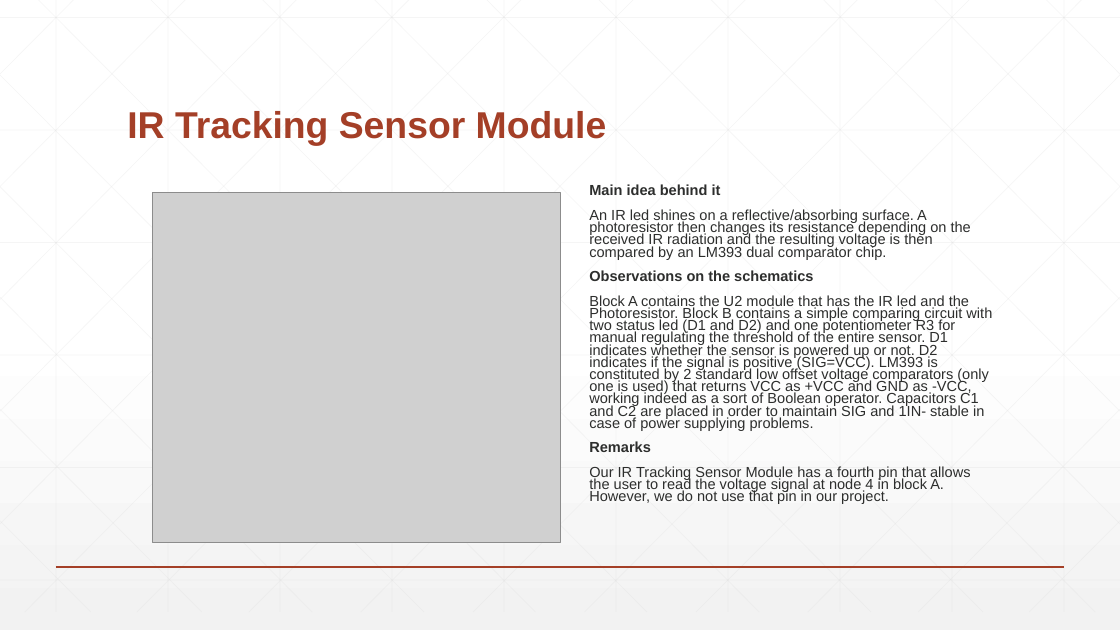
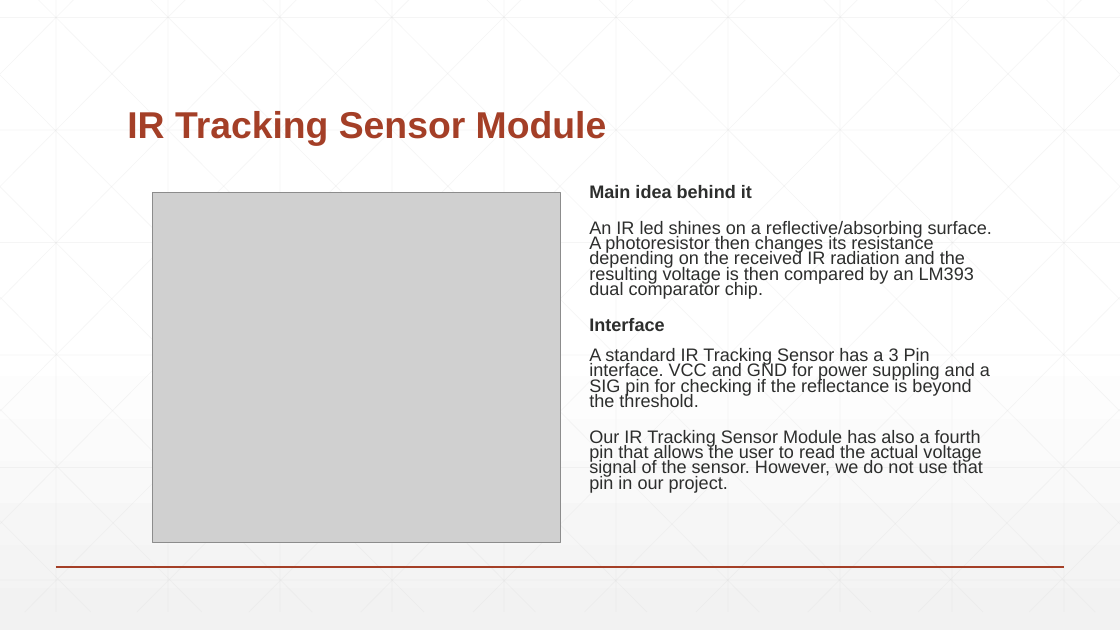
Before and after one commit to filippocastelli/uolli, a slide deck: slide 1 of Hardware_description.pptx. Drawn at 1120x630 pixels with LibreOffice and Linux fonts; fonts in the diff are those of the drawing; grey boxes stand for pictures. Boxes give left, top, right and bottom in pixels: in the first picture for what was removed or moved away, otherwise in the second. Text is boxed around its words. In the diff, an @@ line names an element or a change of style, - is before the commit and + after.

Commit message:
WHY WAS THIS THE OLDER SLIDE??

```diff
--- a/Hardware_description.pptx
+++ b/Hardware_description.pptx
@@ text at [589, 185, 992, 493]: text changed; size 12.5 to 15.5 pt @@
-Main idea behind it
-An IR led shines on a reflective/absorbing surface. A photoresistor then changes its resistance depending on the received IR radiation and the resulting voltage is then compared by an LM393 dual comparator chip.
-Observations on the schematics
-Block A contains the U2 module that has the IR led and the Photoresistor. Block B contains a simple comparing circuit with two status led (D1 and D2) and one potentiometer R3 for manual regulating the threshold of the entire sensor. D1 indicates whether the sensor is powered up or not. D2 indicates if the signal is positive (SIG=VCC). LM393 is constituted by 2 standard low offset voltage comparators (only one is used) that returns VCC as +VCC and GND as -VCC, working indeed as a sort of Boolean operator. Capacitors C1 and C2 are placed in order to maintain SIG and 1IN- stable in case of power supplying problems.
-Remarks
-Our IR Tracking Sensor Module has a fourth pin that allows the user to read the voltage signal at node 4 in block A. However, we do not use that pin in our project.
+Main idea behind it
+An IR led shines on a reflective/absorbing surface. A photoresistor then changes its resistance depending on the received IR radiation and the resulting voltage is then compared by an LM393 dual comparator chip.
+Interface
+A standard IR Tracking Sensor has a 3 Pin interface. VCC and GND for power suppling and a SIG pin for checking if the reflectance is beyond the threshold.
+Our IR Tracking Sensor Module has also a fourth pin that allows the user to read the actual voltage signal of the sensor. However, we do not use that pin in our project.
```
